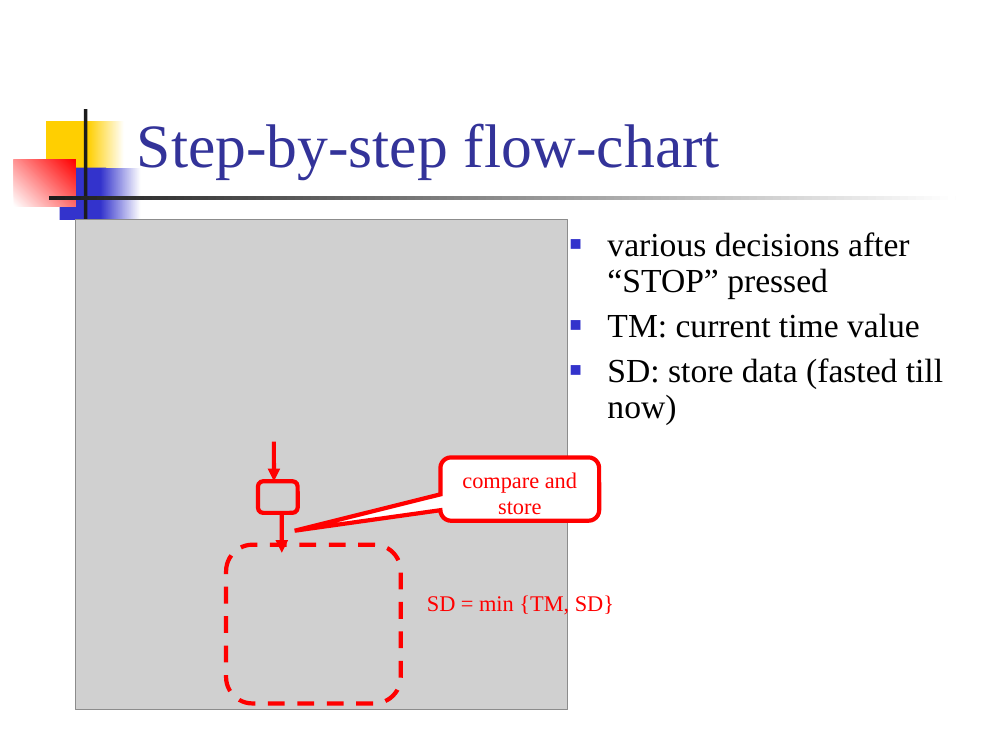
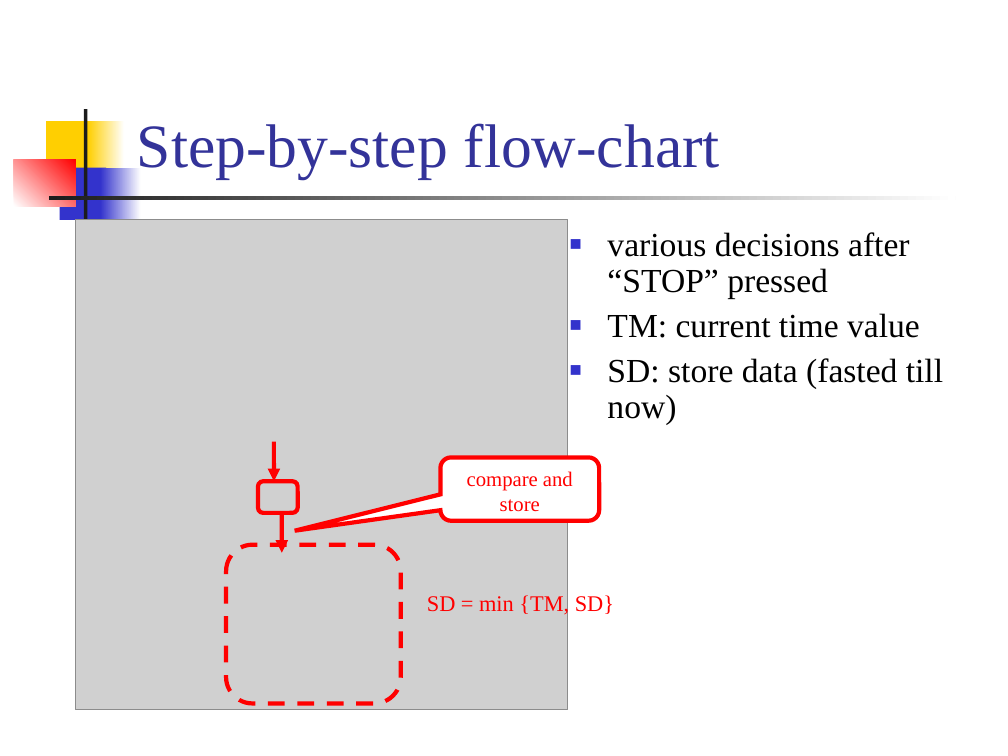
Before and after one commit to CGUSystemCourses/ComputerOrg-2016, a slide deck: slide 28 of Lectures/lec06-RTL_control/lec06b-dash_watch.ppt. Drawn at 1008x756 pixels with LibreOffice and Linux fonts; fonts in the diff are those of the drawing; grey boxes stand for pictures. Boxes give left, top, right and bottom in pixels: in the first picture for what was removed or moved away, otherwise in the second. Text is boxed around its words. In the diff, an @@ line names an element or a change of style, - is before the commit and + after.

```diff
--- a/Lectures/lec06-RTL_control/lec06b-dash_watch.ppt
+++ b/Lectures/lec06-RTL_control/lec06b-dash_watch.ppt
@@ rounded speech box "compare and store" at [440,458,599,521]: size 16 to 14.8 pt @@
```
Also in this commit, not shown: 1 other slide changed, 2 other files.
